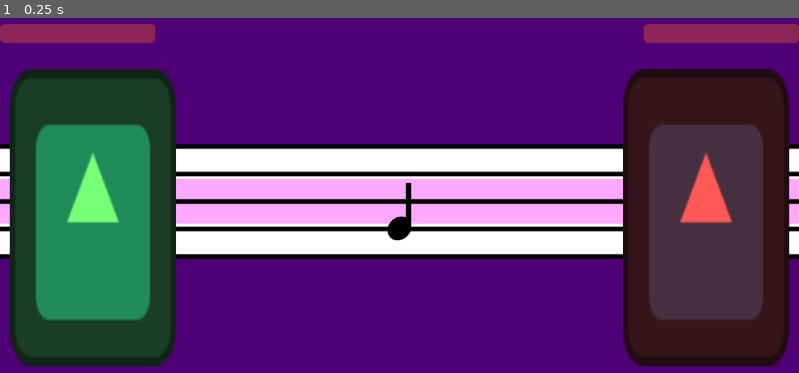
Above: before the commit, frame 1.
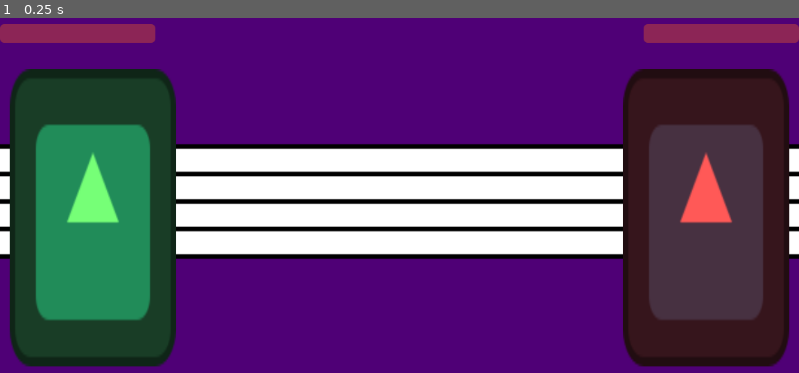
Above: after the commit, the same moment.

Repository: firesmoker/SP_kids_boss_prototype
Game: Godot game, scene res://scenes/game.tscn
Same seed, same stepped clock (60 frames per second), same inputs: the game is played once before the commit and once after it. The engine's default icon, where the game draws it, is replaced by a stand-in: a white triangle on a blue panel in a dark square. Sound files missing from this copy of the repository are replaced by a short silence.
Inputs:
- Up to frame 1 (0.25 s): no input

The runs differ from the first frame. In frame 1, 6.8% of the frame differs, in the area x 0-100%, y 45-63%.

Commit message:
basic music playing interpolation

Diff:
--- a/project.godot
+++ b/project.godot
@@ -14,3 +14,8 @@
 run/main_scene="res://scenes/game.tscn"
 config/features=PackedStringArray("4.2", "Forward Plus")
 config/icon="res://art/icon.svg"
+
+[debug]
+
+gdscript/warnings/untyped_declaration=2
+gdscript/warnings/inferred_declaration=1
--- a/scenes/game.tscn
+++ b/scenes/game.tscn
@@ -1,7 +1,10 @@
-[gd_scene load_steps=9 format=3 uid="uid://clhbuec845jpd"]
+[gd_scene load_steps=12 format=3 uid="uid://clhbuec845jpd"]
 
 [ext_resource type="Texture2D" uid="uid://b1neu5mwv50lt" path="res://art/Music-staff.png" id="1_fp7c3"]
+[ext_resource type="Script" path="res://scripts/game.gd" id="1_ncon4"]
+[ext_resource type="AudioStream" uid="uid://0n2bvh7ipb1l" path="res://audio/CountingStars_122bpm.wav" id="1_pe8em"]
 [ext_resource type="Texture2D" uid="uid://dpaw2m41p2vnb" path="res://art/quarter-note.png" id="2_aegnx"]
+[ext_resource type="Script" path="res://scripts/notes_container.gd" id="2_yqf4i"]
 [ext_resource type="Shape2D" uid="uid://w5c8w6wvuj8j" path="res://scene_resources/detector_collider.tres" id="3_kpl61"]
 [ext_resource type="Texture2D" uid="uid://mhyt4iplkoff" path="res://art/icon.svg" id="4_o4vmb"]
 
@@ -27,13 +30,15 @@
 }]
 
 [node name="Game" type="Node2D"]
+script = ExtResource("1_ncon4")
 metadata/_edit_lock_ = true
 
-[node name="Camera2D" type="Camera2D" parent="."]
+[node name="Camera" type="Camera2D" parent="."]
 zoom = Vector2(1.3, 1.3)
 metadata/_edit_lock_ = true
 
 [node name="MusicPlayer" type="AudioStreamPlayer" parent="."]
+stream = ExtResource("1_pe8em")
 
 [node name="Staff" type="Sprite2D" parent="."]
 z_index = -1
@@ -91,6 +96,7 @@
 self_modulate = Color(1, 1, 1, 0.341176)
 z_index = -2
 texture = SubResource("PlaceholderTexture2D_xdh2h")
+script = ExtResource("2_yqf4i")
 metadata/_edit_use_anchors_ = true
 
 [node name="Note" type="Node2D" parent="EndingPoint/NotesContainer"]
@@ -129,3 +135,5 @@
 scale = Vector2(1.4375, 2.57812)
 sprite_frames = SubResource("SpriteFrames_awi4x")
 metadata/_edit_lock_ = true
+
+[connection signal="finished" from="MusicPlayer" to="." method="_on_music_player_finished"]
--- a/scripts/game.gd
+++ b/scripts/game.gd
@@ -1,12 +1,43 @@
 extends Node2D
 
+@onready var music_player: AudioStreamPlayer = $MusicPlayer
+@onready var ending_point: Node2D = $EndingPoint
+@onready var notes_container: Sprite2D = $EndingPoint/NotesContainer
+@onready var notes_detector: ShapeCast2D = $NotesDetector
+@onready var collect_detector: ShapeCast2D = $CollectDetector
+@onready var player_character: AnimatedSprite2D = $PlayerCharacter
+@onready var boss: AnimatedSprite2D = $Boss
+@onready var player_health_bar: ProgressBar = $UI/PlayerHealthBar
+@onready var boss_health_bar: ProgressBar = $UI/BossHealthBar
 
 
-# Called when the node enters the scene tree for the first time.
-func _ready():
+var PlayerHealth: float = 10
+var BossHealth: float = 10
+var DamageFromBoss: float = 1
+var DamageFromPlayer: float = 1
+var starting_position: Vector2
+
+
+func _unhandled_input(event: InputEvent) -> void:
+	if event.is_action_pressed("ui_accept"):
+		music_player.pitch_scale = 0.8
+
+func _ready() -> void:
+	starting_position = ending_point.position
+	music_player.play(110)
 	pass # Replace with function body.
 
 
-# Called every frame. 'delta' is the elapsed time since the previous frame.
-func _process(delta):
-	pass
+func _process(delta: float) -> void:
+	#if not music_player.playing:
+		#music_player.play(110)
+	var stream: AudioStream = music_player.stream
+	var song_length: float = stream.get_length()
+	var normalized_song_position: float = music_player.get_playback_position() / song_length
+	#print(normalized_song_position)
+
+	ending_point.position.x = lerp(starting_position.x+6000,-200.0,normalized_song_position)
+
+
+func _on_music_player_finished() -> void:
+	print("finished!")
--- /dev/null
+++ b/scripts/notes_container.gd
@@ -0,0 +1,11 @@
+extends Sprite2D
+
+
+# Called when the node enters the scene tree for the first time.
+func _ready() -> void:
+	pass # Replace with function body.
+
+
+# Called every frame. 'delta' is the elapsed time since the previous frame.
+func _process(delta: float) -> void:
+	pass
Not shown, added: audio/CountingStars_122bpm.wav.import
Not shown, added: audio/CountingStars_122bpm.wav
